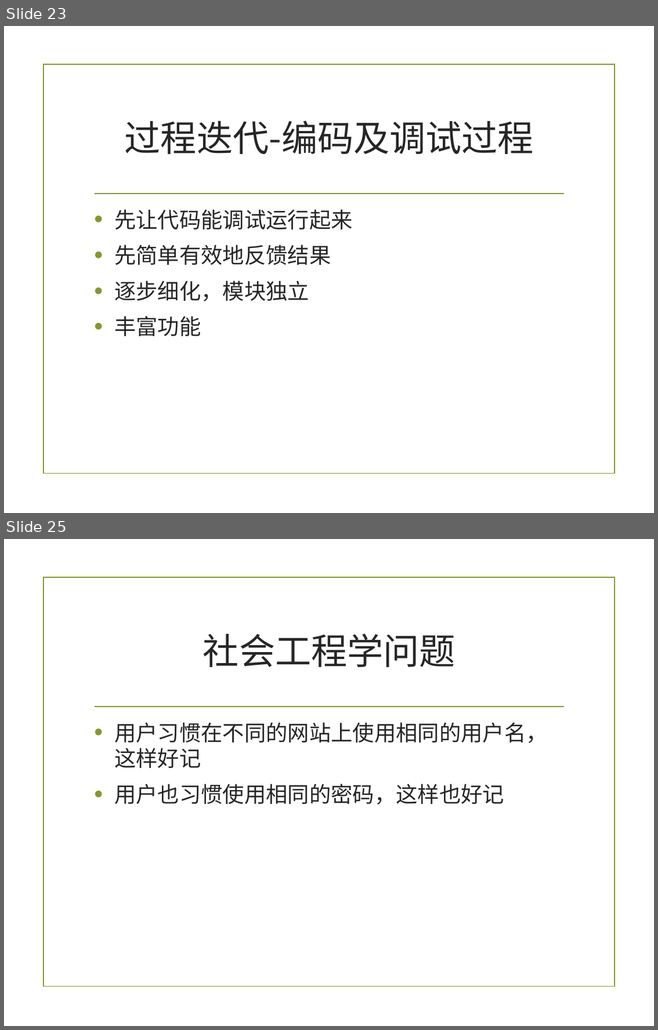
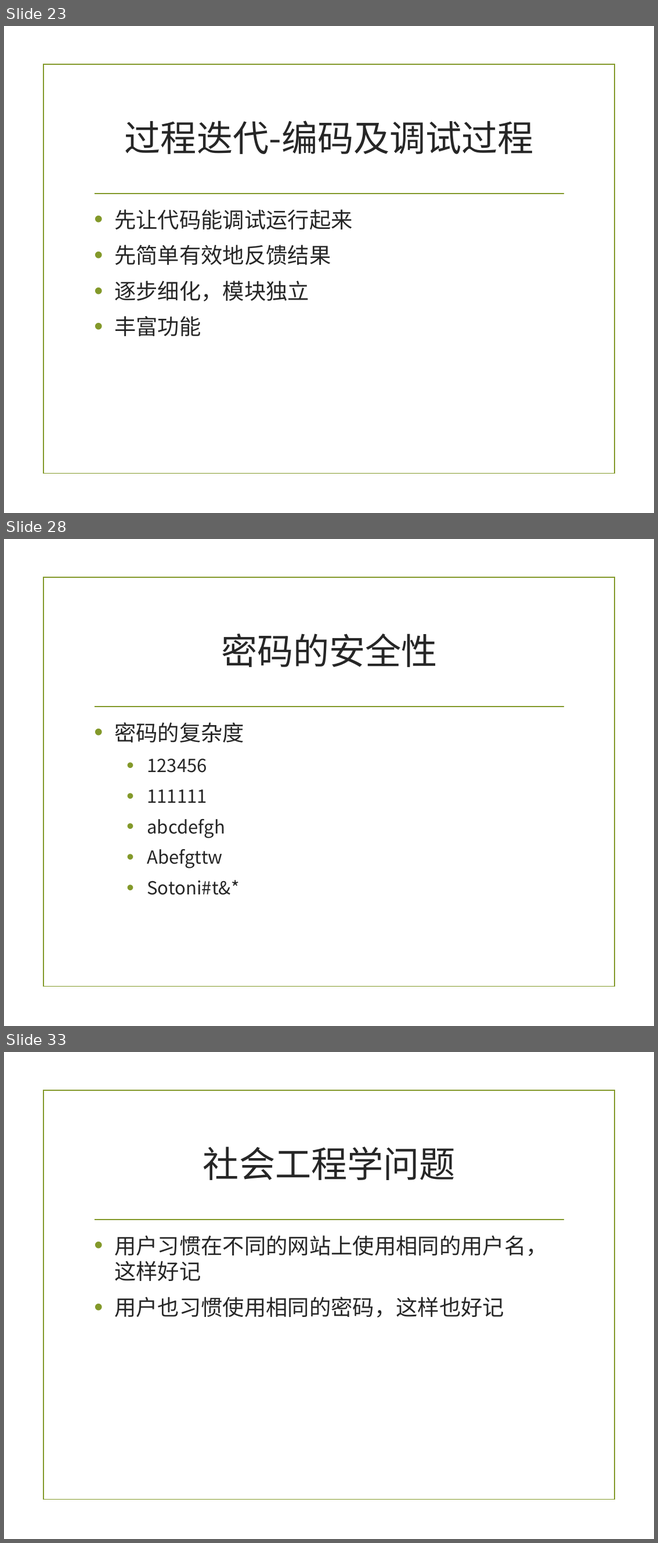
Before and after one commit to zuoshenghuang/curriculum, a slide deck: software/Ch_7_2_demo_2nd.pptx. Shown one above the other, each under a label of ours: slides 23 and 25 before the commit, slides 23, 28 and 33 after it; the slides between them are not shown. The pictures are 658x1030 and 658x1543 pixels, drawn with LibreOffice and Linux fonts; fonts in the diff are those of the drawing; background and template pictures are left out. Boxes give left, top, right and bottom in pixels: in the first picture for what was removed or moved away, otherwise in the second. Text is boxed around its words. In the diff, an @@ line names an element or a change of style, - is before the commit and + after.

```diff
--- a/software/Ch_7_2_demo_2nd.pptx
+++ b/software/Ch_7_2_demo_2nd.pptx
@@ slide 28 added at (x1=4, y1=539, x2=654, y2=1026), background picture (left out); not listed: 2 template elements that a slide beside it also shows @@
@@ title added at (x1=221, y1=634, x2=437, y2=667), 40 pt, text #262626 @@
+密码的安全性
@@ text added at (x1=114, y1=722, x2=244, y2=895), 20 pt, text #262626 @@
+• 密码的复杂度
+  • 123456
+  • 111111
+  • abcdefgh
+  • Abefgttw
+  • Sotoni#t&*
@@ what was slide 25 is now slide 33 @@
```
Also in this commit, not shown: 4 slides changed, 9 other slides added, 37 other files.
